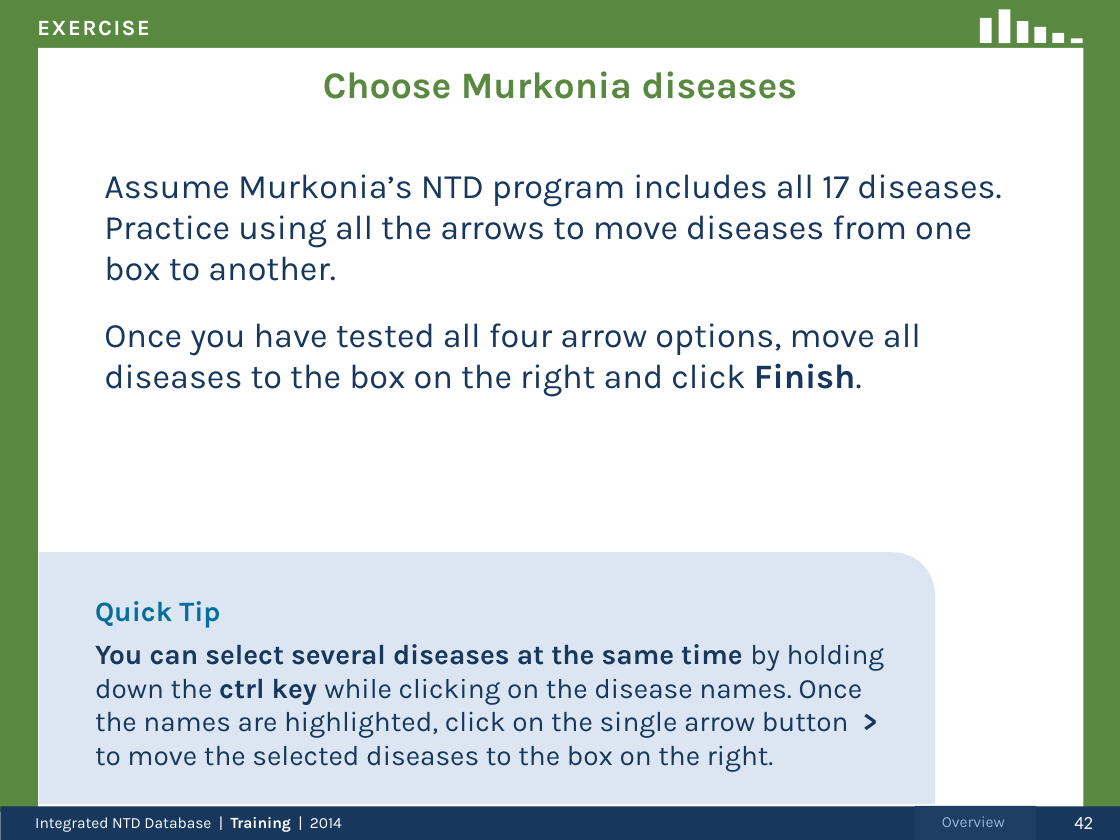
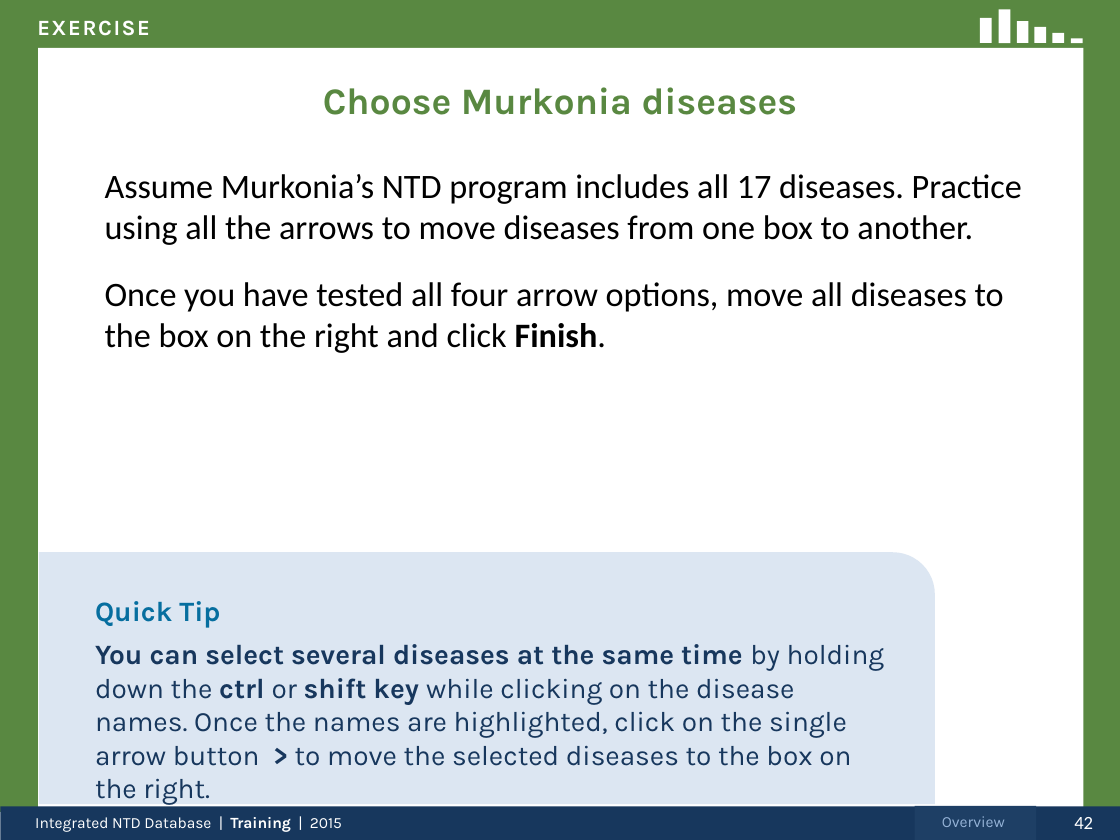
Before and after one commit to ericjohnolson/NadaNtd, a slide deck: slide 42 of Nada.UI/View/Help/TrainingPPT_061614_en.pptx. Drawn at 1120x840 pixels with LibreOffice and Linux fonts; fonts in the diff are those of the drawing. Boxes give left, top, right and bottom in pixels: in the first picture for what was removed or moved away, otherwise in the second. Text is boxed around its words. In the diff, an @@ line names an element or a change of style, - is before the commit and + after.

```diff
--- a/Nada.UI/View/Help/TrainingPPT_061614_en.pptx
+++ b/Nada.UI/View/Help/TrainingPPT_061614_en.pptx
@@ title "Choose Murkonia diseases" at (x1=323, y1=87, x2=798, y2=115): vertical alignment top to middle @@
@@ text "Assume Murkonia’s NTD program includes ..." at (x1=105, y1=174, x2=1022, y2=353): font Karla to Calibri, text colour #17375D to #000000 @@
@@ text at (x1=95, y1=644, x2=885, y2=766): text changed @@
-You can select several diseases at the same time by holding down the ctrl key while clicking on the disease names. Once the names are highlighted, click on the single arrow button > to move the selected diseases to the box on the right.
+You can select several diseases at the same time by holding down the ctrl or shift key while clicking on the disease names. Once the names are highlighted, click on the single arrow button > to move the selected diseases to the box on the right.
@@ text at (x1=35, y1=817, x2=342, y2=832): text changed @@
-Integrated NTD Database | Training | 2014
+Integrated NTD Database | Training | 2015
```
Also in this commit, not shown: 114 other slides changed, 18 slides added, 5 slides removed, 1 other file.
